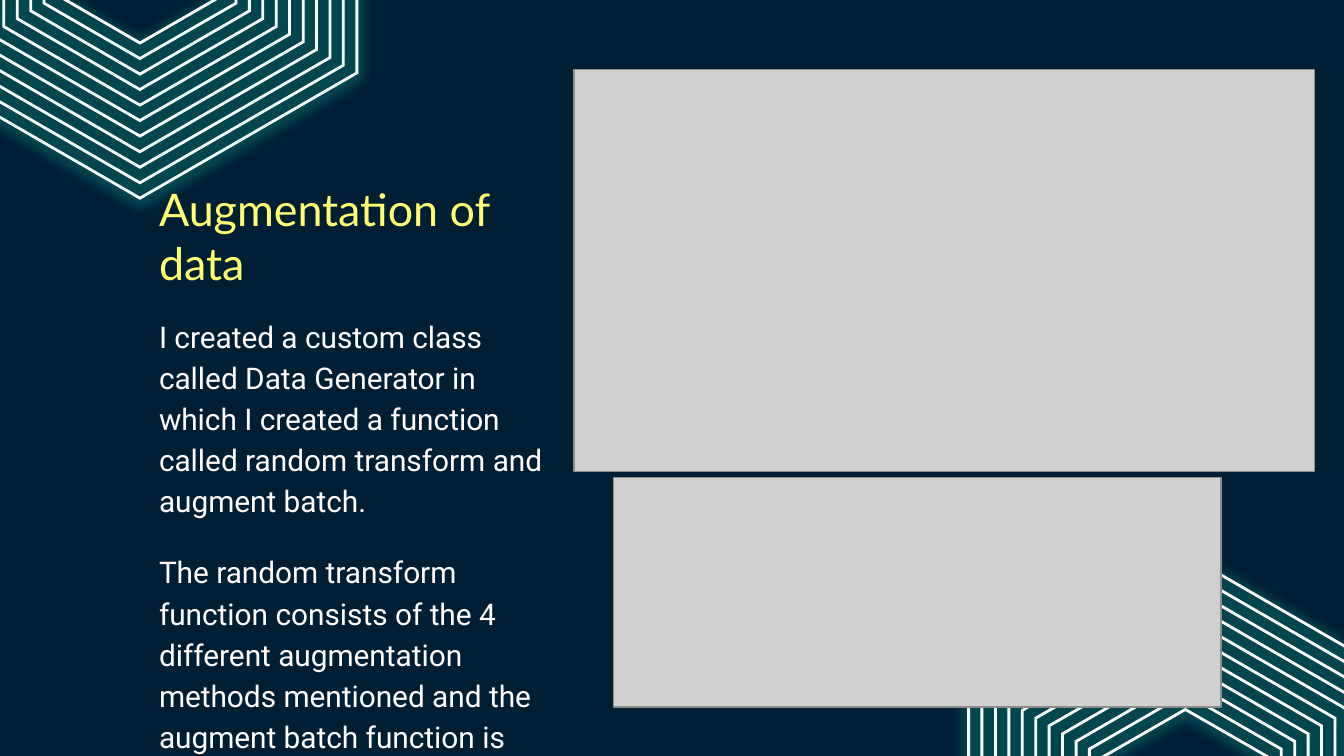
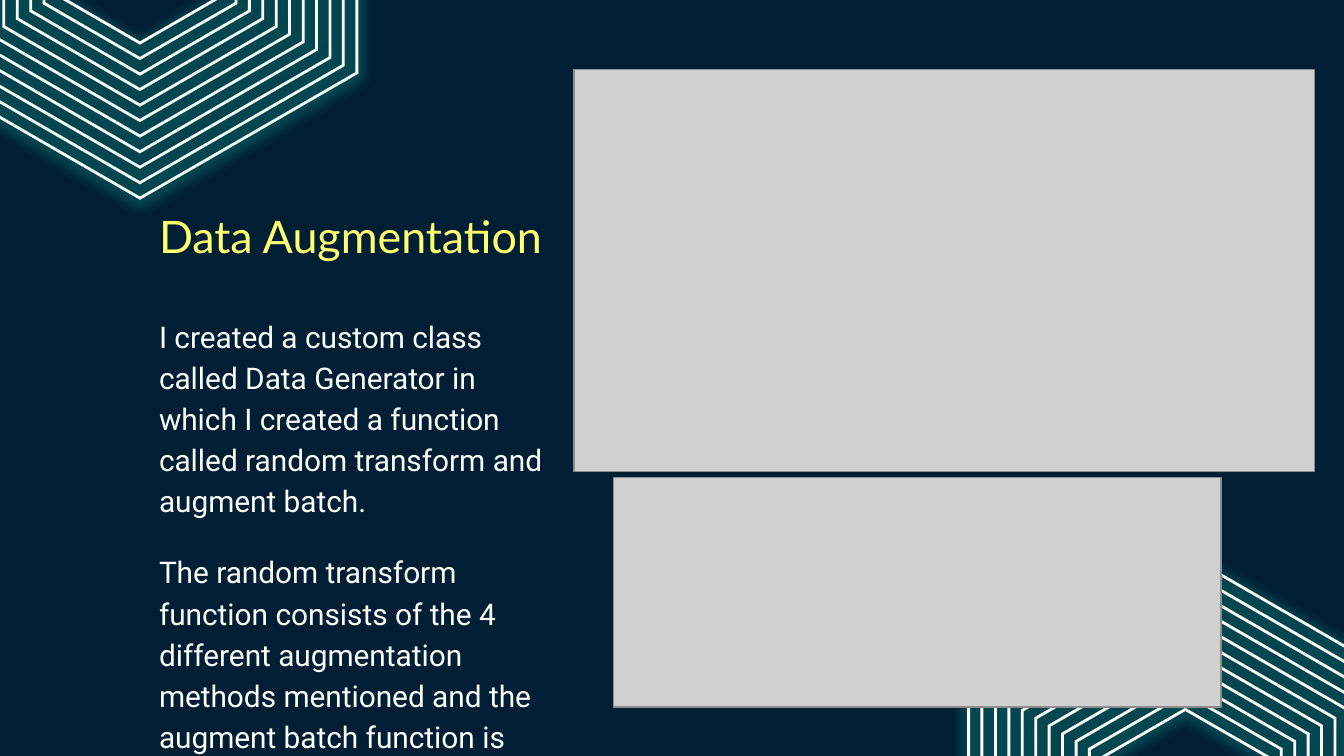
Before and after one commit to Amirrahman19/DeepLearning, a slide deck: slide 10 of CA1/PartB/Cifar100.pptx (slide 19 before the commit). Drawn at 1344x756 pixels with LibreOffice and Linux fonts; fonts in the diff are those of the drawing; grey boxes stand for pictures. Boxes give left, top, right and bottom in pixels: in the first picture for what was removed or moved away, otherwise in the second. Text is boxed around its words. In the diff, an @@ line names an element or a change of style, - is before the commit and + after.

```diff
--- a/CA1/PartB/Cifar100.pptx
+++ b/CA1/PartB/Cifar100.pptx
@@ title at (159, 220, 542, 262): text changed @@
-Augmentation of data
+Data Augmentation
```
Also in this commit, not shown: 4 other slides changed, 1 slide added, 14 slides removed, 2 other files.
